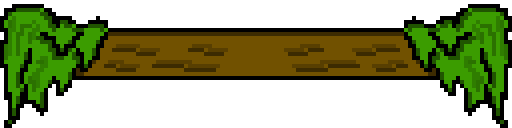
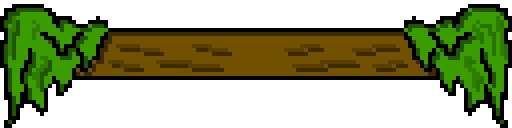
Comparing the layer stacks of the two 512 x 128 images. Changes:
painted on "Layer 1 copy 2" over [4, 8, 232, 108]
